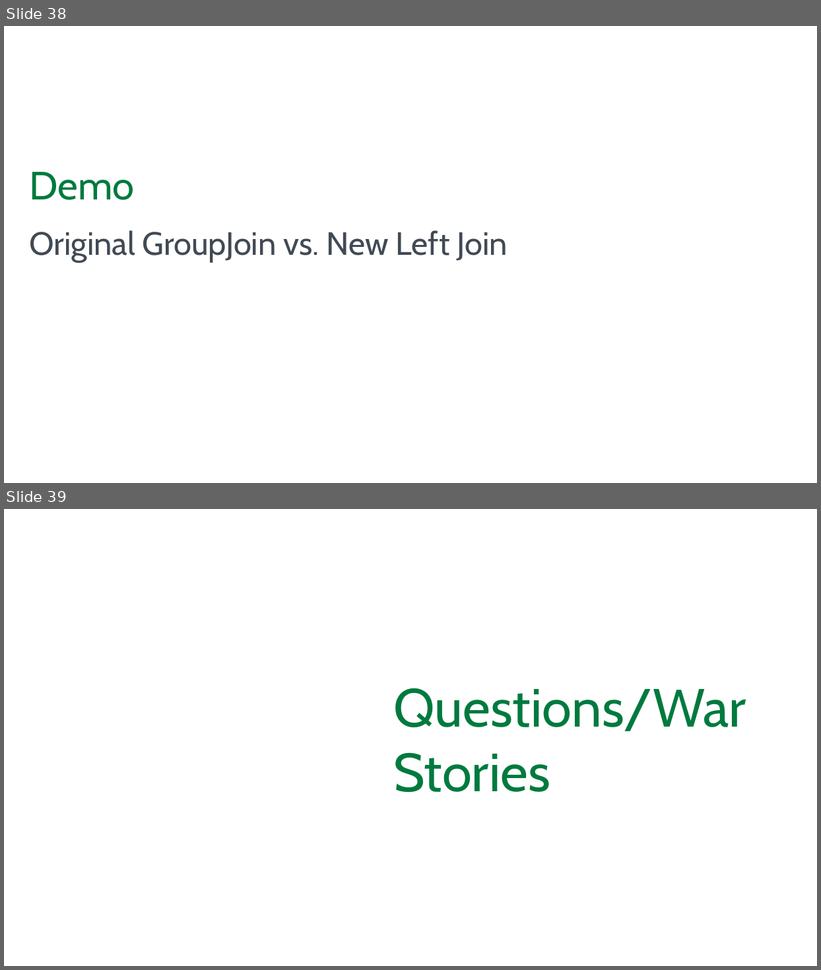
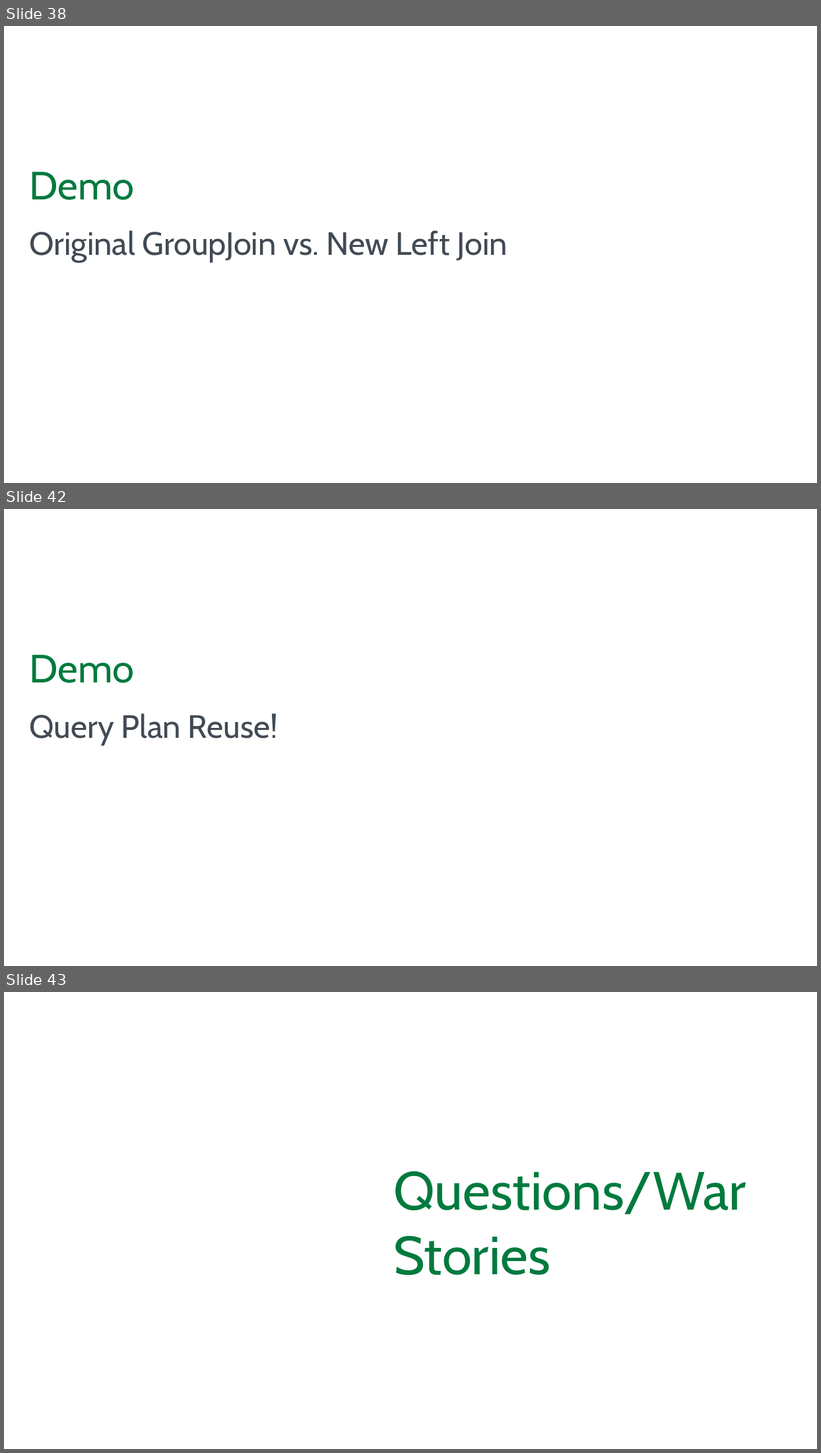
Before and after one commit to blgorman/SQLSaturdayMinnesota2025, a slide deck: RealWorldEF.pptx. Shown one above the other, each under a label of ours: slides 38 and 39 before the commit, slides 38, 42 and 43 after it; the slides between them are not shown. The pictures are 821x970 and 821x1453 pixels, drawn with LibreOffice and Linux fonts; fonts in the diff are those of the drawing; background and template pictures are left out. Boxes give left, top, right and bottom in pixels: in the first picture for what was removed or moved away, otherwise in the second. Text is boxed around its words. In the diff, an @@ line names an element or a change of style, - is before the commit and + after.

```diff
--- a/RealWorldEF.pptx
+++ b/RealWorldEF.pptx
@@ slide 42 added at (4, 509, 817, 966), background #FFFFFF @@
@@ title added at (29, 655, 134, 683), 44 pt, text #007A3E @@
+Demo
@@ text added at (29, 714, 278, 746), 36 pt, text #414A54 @@
+Query Plan Reuse!
@@ what was slide 39 is now slide 43 @@
```
Also in this commit, not shown: 2 slides changed, 3 other slides added, 2 other files.
